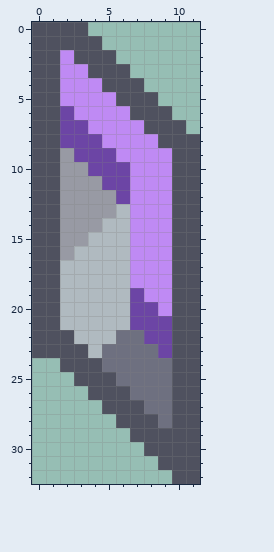
Two versions of one pixel-art sprite, sprites/units/hawk-weapon.png. That is the earlier state.
The file is 12x33 pixels.
Now the later version:
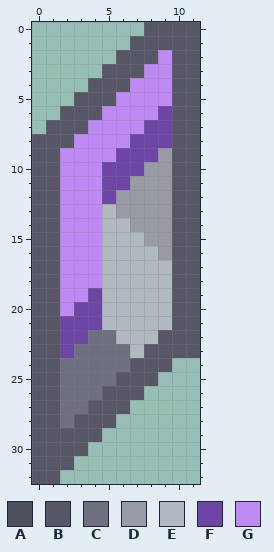
Palette (. is transparent): A #4f515f  B #565666  C #6e7080  D #989aa4  E #b0bac0  F #6c45a5  G #bf8af4
The edit:
Changed rows in their new state; - is an unchanged pixel.
first column x 0:
 0 ....----BBBB
 1 .....--BBBBB
 2 ......BBBGBB
 3 .....BBBGGBB
 4 ....BBBGGGBB
 5 ...BBBGGGGBB
 6 ..BBB--GGFBB
 7 .BBB----FFBB
 8 BBBGG--FFFBB
 9 BBGGGGFFFDBB
10 BBGGG--FDDBB
11 BBGGG--DDDBB
12 BBGGGFDDDDBB
13 BBGGGEDDDDBB
14 BBGGG--DDDBB
15 BBGGG--EDDBB
16 BBGGG--EEDBB
17 BBGGG--EEEBB
18 BBGGG--EEEBB
19 BBGGF--EEEBB
20 BBGFF--EEEBB
21 BBFFF--EEEBB
22 BBFFCCEEEBBB
23 BBFCC--EBBBB
24 BBCCC--BBB..
25 BBCCCCBBB...
26 BBCCCBBB....
27 BBCCBBB.....
28 BBCBBB......
29 BBBBB--.....
30 BBBB----....
31 BBB------...
32 BB--------..
